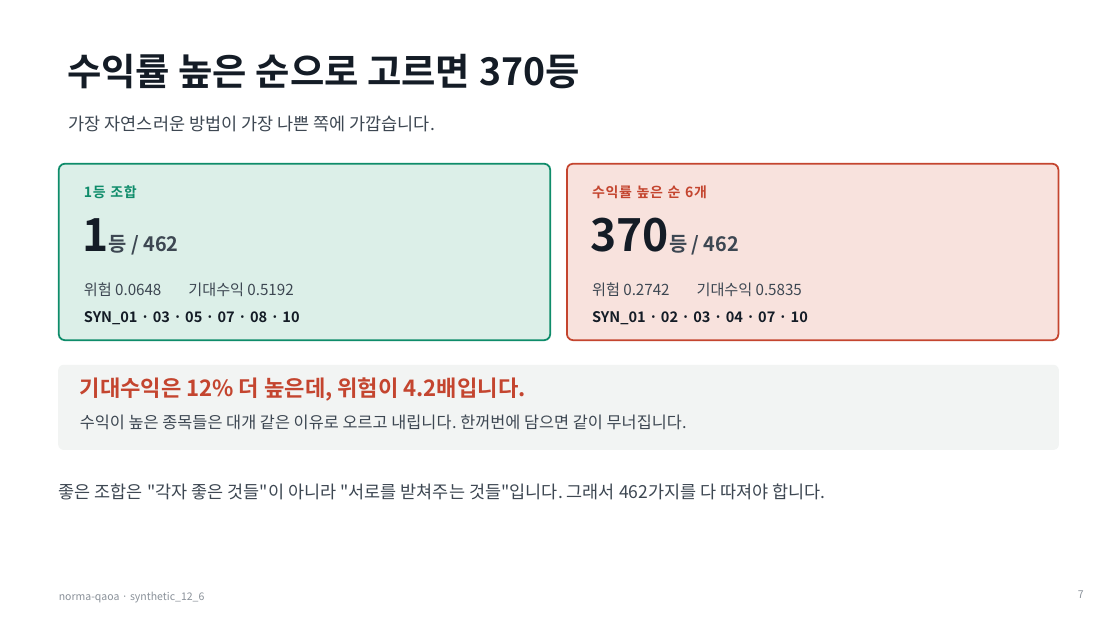
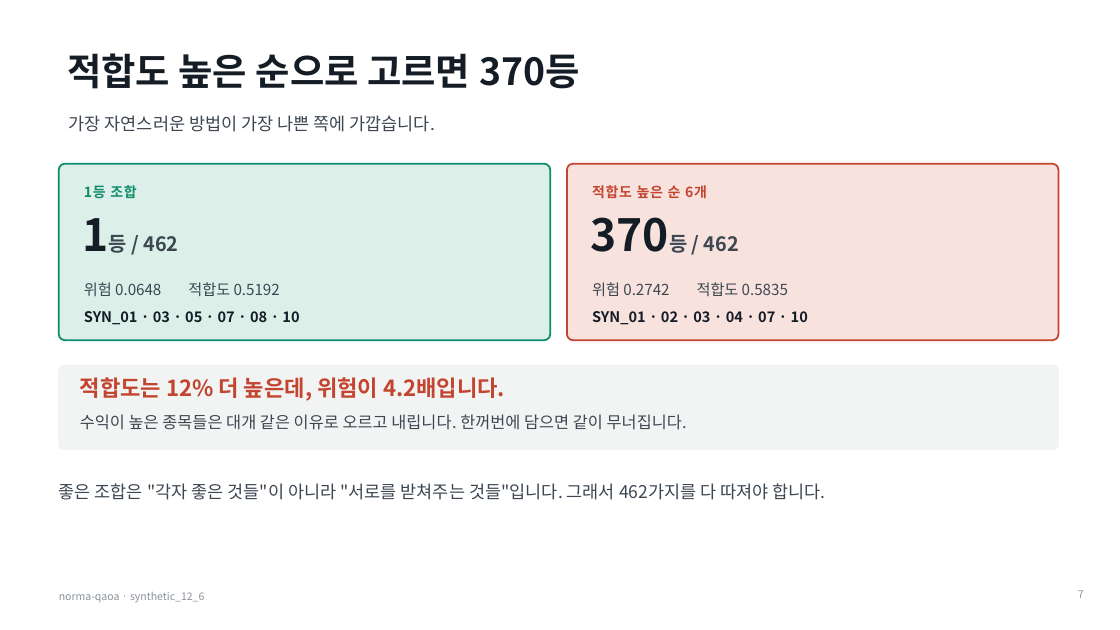
Before and after one commit to 202155570/norma-qaoa, a slide deck: slide 7 of docs/qaoa_measurement_briefing.pptx. Drawn at 1120x630 pixels with LibreOffice and Linux fonts; fonts in the diff are those of the drawing. Boxes give left, top, right and bottom in pixels: in the first picture for what was removed or moved away, otherwise in the second. Text is boxed around its words. In the diff, an @@ line names an element or a change of style, - is before the commit and + after.

```diff
--- a/docs/qaoa_measurement_briefing.pptx
+++ b/docs/qaoa_measurement_briefing.pptx
@@ title at <box>67,53,580,89</box>: text changed @@
-수익률 높은 순으로 고르면 370등
+적합도 높은 순으로 고르면 370등
@@ text at <box>592,185,707,199</box>: text changed @@
-수익률 높은 순 6개
+적합도 높은 순 6개
@@ text at <box>84,282,280,296</box>: text changed @@
-위험 0.0648 기대수익 0.5192
+위험 0.0648 적합도 0.5192
@@ text at <box>592,282,788,296</box>: text changed @@
-위험 0.2742 기대수익 0.5835
+위험 0.2742 적합도 0.5835
@@ text at <box>80,377,505,401</box>: text changed @@
-기대수익은 12% 더 높은데, 위험이 4.2배입니다.
+적합도는 12% 더 높은데, 위험이 4.2배입니다.
```
Also in this commit, not shown: 4 other slides changed, 2 other files.
